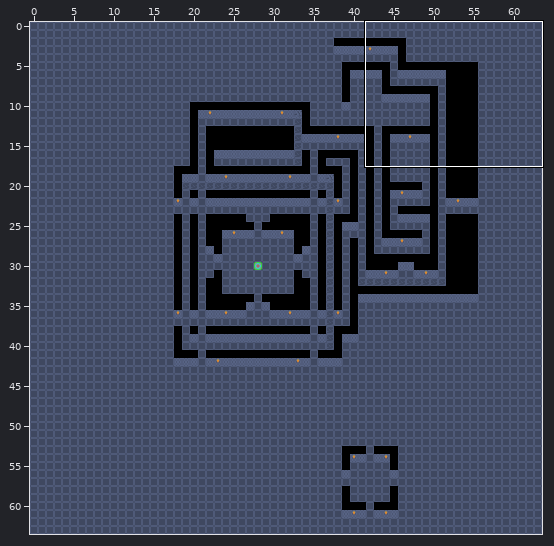
A Tiled map gets an edit: Assets/Tiled2Unity/Levels/DevelopmentDungeon.tmx. Above: a wide view before the commit, with the close-up outlined.
Close-up. The starting point:
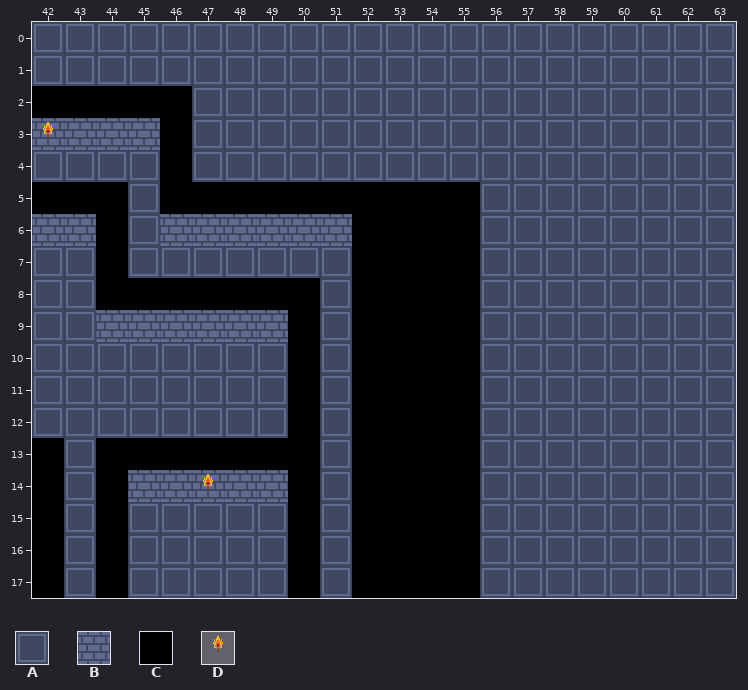
Cells are 32x32 px. Shown: x 42..63, y 0..17. The commit also changed other parts of the map, which this record leaves out.
Key: from "DungeonTileSet": A 0, B 2, C 4, D 8.
_ is an empty cell, # one hidden under a higher layer.
Objects are placed by their top-left corner, in cells (3,4 is the top-left corner of cell 3,4); size is 1x1 cell unless given.
Layer "Ground" before, first column x 42:
 0 AAAAAAAAAAAAAAAAAAAAAA
 1 AAAAAAAAAAAAAAAAAAAAAA
 2 #####AAAAAAAAAAAAAAAAA
 3 #####AAAAAAAAAAAAAAAAA
 4 AAAA#AAAAAAAAAAAAAAAAA
 5 ###A##########AAAAAAAA
 6 ###A##########AAAAAAAA
 7 AA#AAAAAAA####AAAAAAAA
 8 AA#######A####AAAAAAAA
 9 AA#######A####AAAAAAAA
10 AAAAAAAA#A####AAAAAAAA
11 AAAAAAAA#A####AAAAAAAA
12 AAAAAAAA#A####AAAAAAAA
13 #A#######A####AAAAAAAA
14 #A#######A####AAAAAAAA
15 #A#AAAAA#A####AAAAAAAA
16 #A#AAAAA#A####AAAAAAAA
17 #A#AAAAA#A####AAAAAAAA
Layer "Walls" before, first column x 42:
 0 ______________________
 1 ______________________
 2 CCCCC_________________
 3 BBBBC_________________
 4 ____C_________________
 5 CCC_CCCCCCCCCC________
 6 BBC_BBBBBBCCCC________
 7 __C_______CCCC________
 8 __CCCCCCC_CCCC________
 9 __BBBBBBC_CCCC________
10 ________C_CCCC________
11 ________C_CCCC________
12 ________C_CCCC________
13 C_CCCCCCC_CCCC________
14 C_CBBBBBC_CCCC________
15 C_C_____C_CCCC________
16 C_C_____C_CCCC________
17 C_C_____C_CCCC________
Objects on layer "Torches" before:
D "Torch" at 42,3
D "Torch" at 47,14
Once edited:
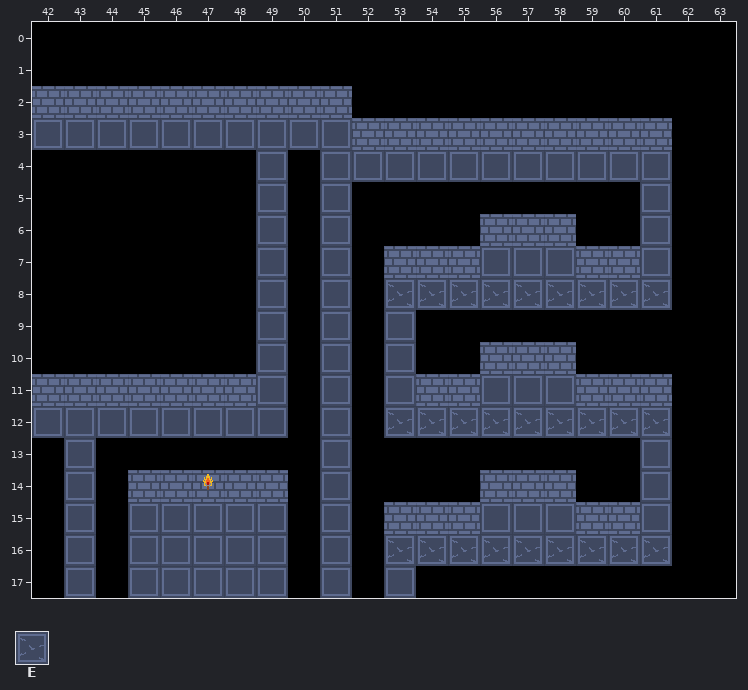
Further tiles: from "DungeonTileSet": E 1.
Edits made:
Changed rows in their new state; . is an unchanged cell.
Layer "Ground":
first column x 53:
 8 EEEEEEEEE
first column x 53:
12 EEEEEEEEE
first column x 53:
16 EEEEEEEEE
Layer "Walls":
first column x 42:
 0 CCCCCCCCCCCCCCCCCCCCCC
 1 CCCCCCCCCCCCCCCCCCCCCC
 2 BBBBBBBBBBCCCCCCCCCCCC
 3 _____.....BBBBBBBBBBCC
 4 CCCC.CC.C...........CC
 5 ...C..._._....CCCCC.CC
 6 CC.CCCC_C_....BBBCC.CC
 7 CC.CCCC.C..BBB...BB.CC
 8 CC....._...___.......C
 9 CCCCCCC_..._..CCCCCCCC
10 CCCCCCC...._..BBBCCCCC
11 BBBBBBB...._BB...BBBCC
12 ...........___.......C
13 ..............CCCCC.CC
14 ..............BBBCC.CC
15 ...........BBB...BB.CC
16 ...........___.......C
17 ..........._..CCCCCCCC
Layer "EnemySpots":
first column x 62:
 8 C
first column x 62:
12 C
first column x 62:
16 C
Layer "Torches":
removed: D "Torch" at 42,3
Where, in picture pixels (left, top, right, bottom), the same in both close-ups:
changed: (32, 22, 736, 598)
